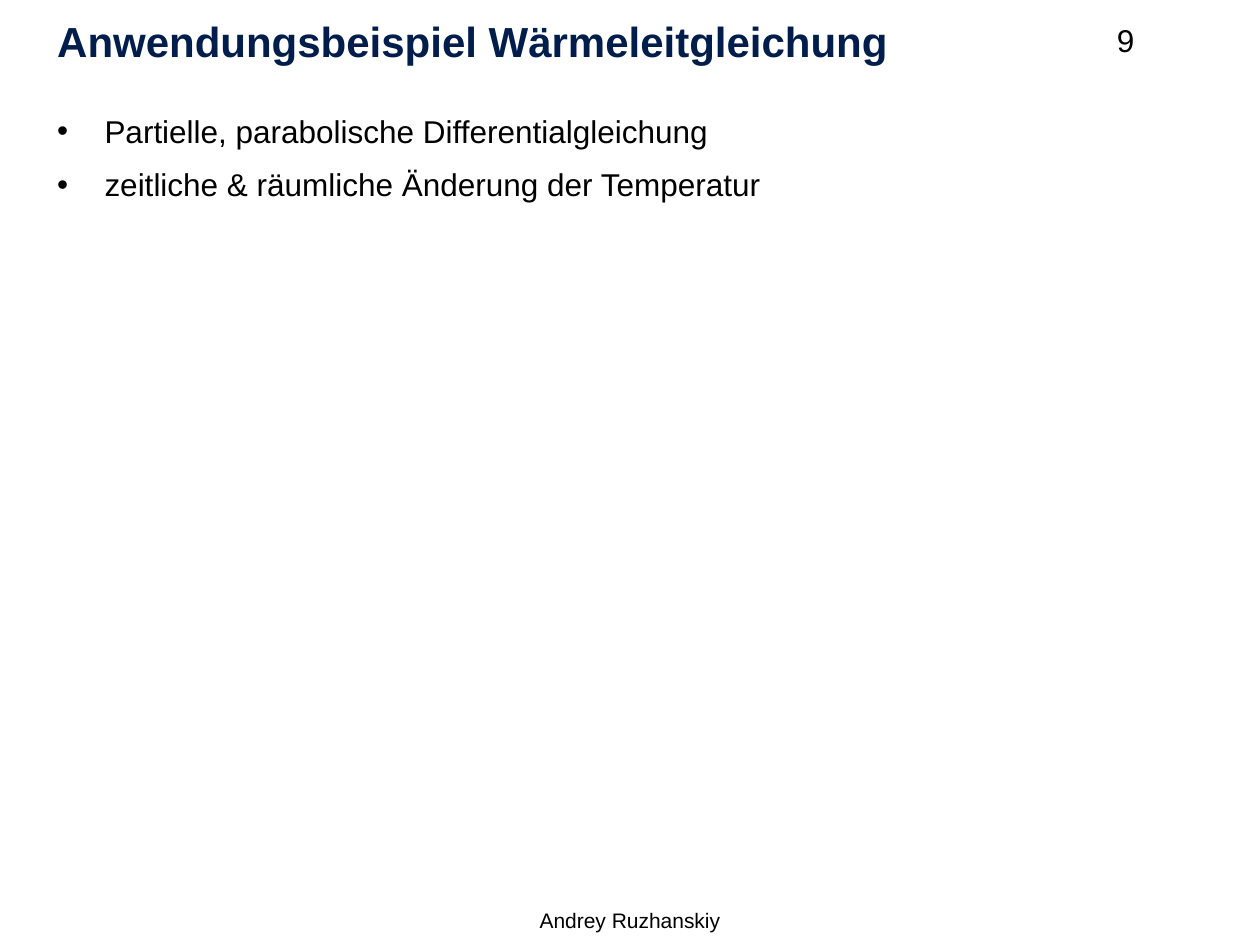
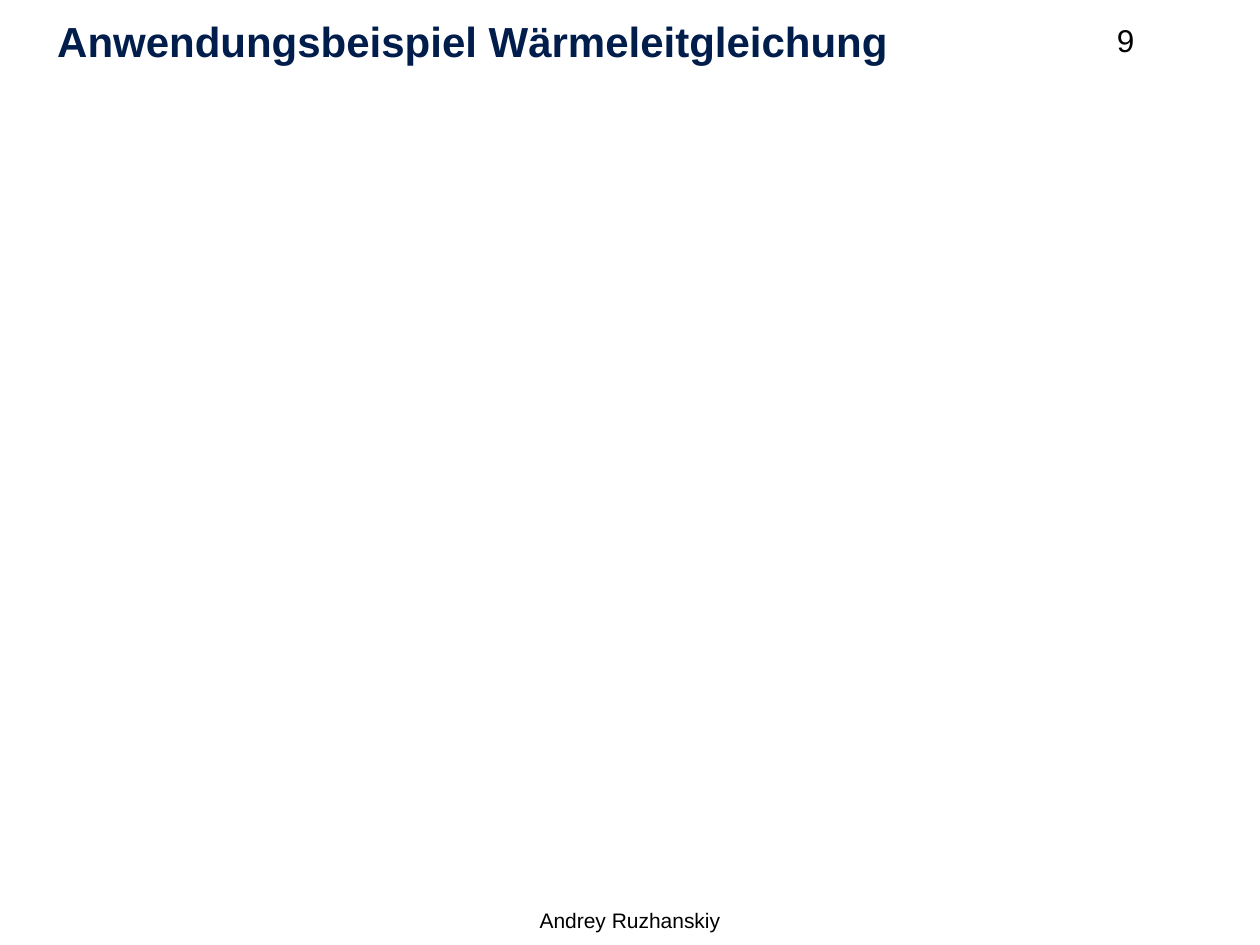
Before and after one commit to Setahero/HPC_Kokkos_HS, a slide deck: slide 9 of Hauptseminar HPC.pptx. Drawn at 1260x945 pixels with LibreOffice and Linux fonts; fonts in the diff are those of the drawing; background and template pictures are left out. Boxes give left, top, right and bottom in pixels: in the first picture for what was removed or moved away, otherwise in the second. Text is boxed around its words. In the diff, an @@ line names an element or a change of style, - is before the commit and + after.

```diff
--- a/Hauptseminar HPC.pptx
+++ b/Hauptseminar HPC.pptx
@@ text removed at bbox=[105, 120, 760, 202] @@
-• Partielle, parabolische Differentialgleichung
-• zeitliche & räumliche Änderung der Temperatur
```
Also in this commit, not shown: 3 other slides changed.
